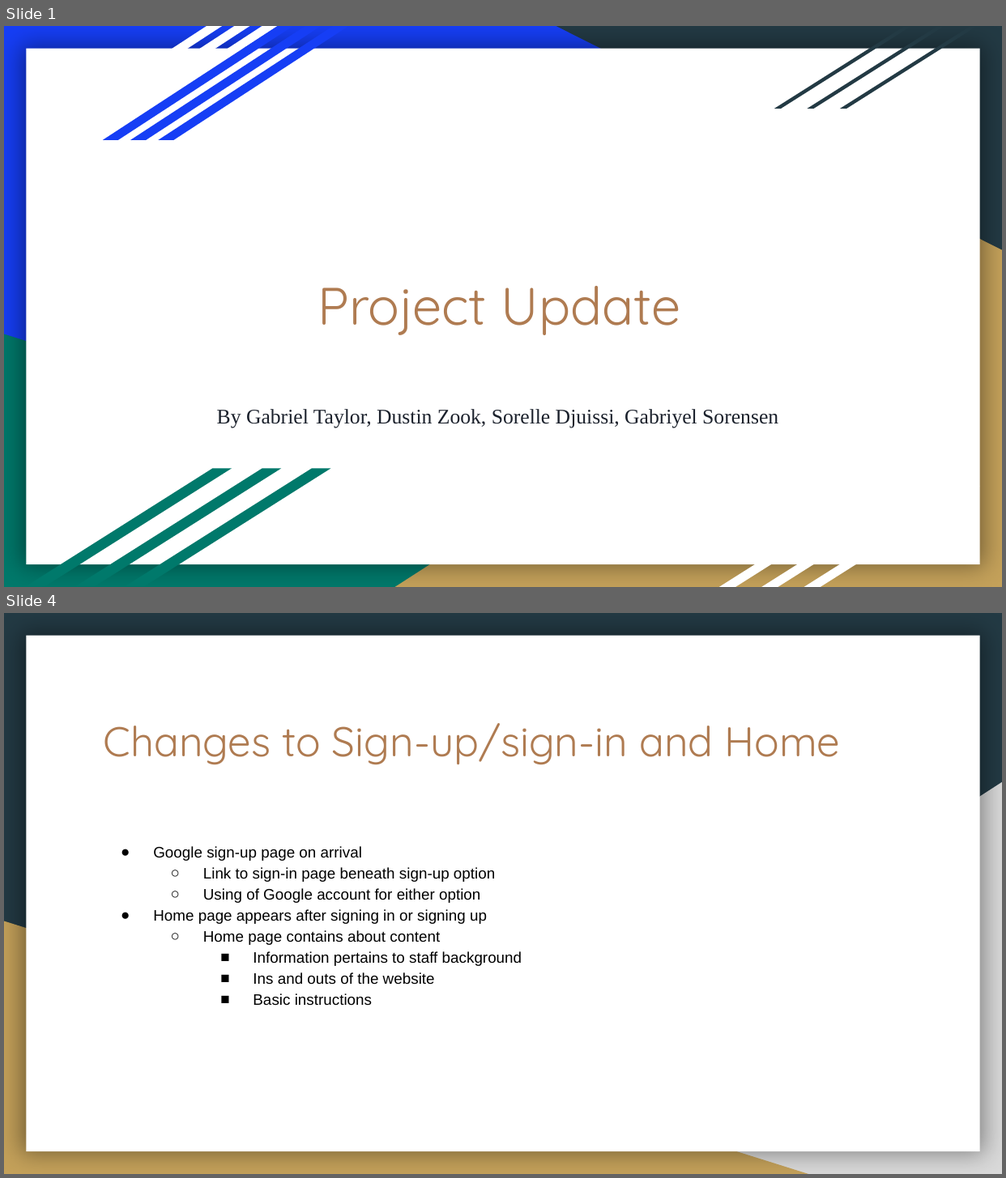
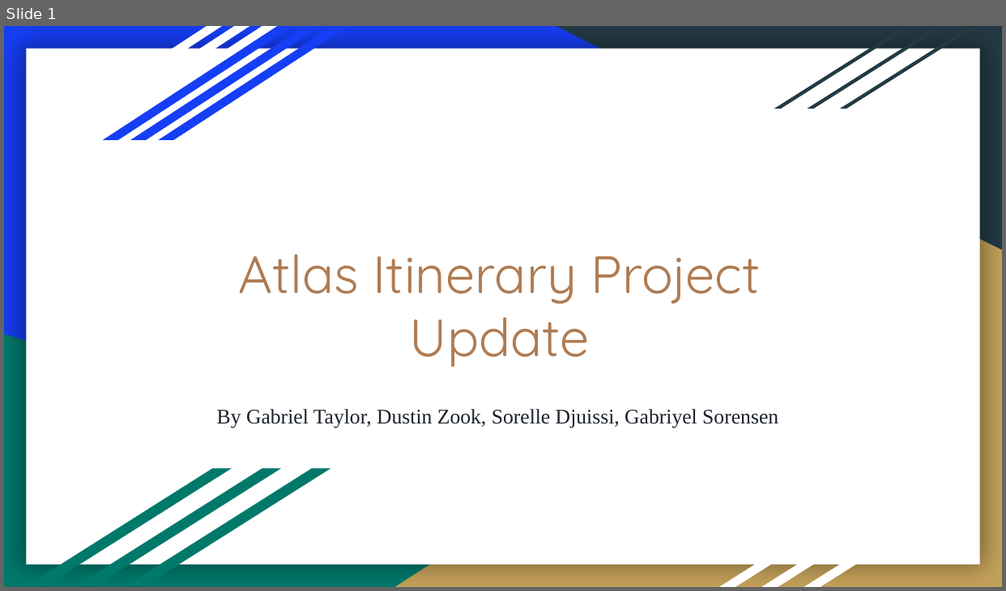
Before and after one commit to DustinWZook/Atlas-Itinerary, a slide deck: Documents/Progress Update/Project Update.pptx. Shown one above the other, each under a label of ours: slides 1 and 4 before the commit, slide 1 after it; the slides between them are not shown. The pictures are 1006x1178 and 1006x591 pixels, drawn with LibreOffice and Linux fonts; fonts in the diff are those of the drawing. Boxes give left, top, right and bottom in pixels: in the first picture for what was removed or moved away, otherwise in the second. Text is boxed around its words. In the diff, an @@ line names an element or a change of style, - is before the commit and + after.

```diff
--- a/Documents/Progress Update/Project Update.pptx
+++ b/Documents/Progress Update/Project Update.pptx
@@ slide 4 removed at (4,613,1002,1174), background #233A44; not listed: 1 template element that a slide beside it also shows @@
@@ title removed at (104,723,841,765) @@
-Changes to Sign-up/sign-in and Home
@@ right triangle removed at (395,782,1002,1174) @@
@@ text removed at (153,846,522,1006) @@
-● Google sign-up page on arrival
-  ○ Link to sign-in page beneath sign-up option
-  ○ Using of Google account for either option
-● Home page appears after signing in or signing up
-  ○ Home page contains about content
-    ■ Information pertains to staff background
-    ■ Ins and outs of the website
-    ■ Basic instructions
@@ right triangle removed at (4,922,808,1174) @@
@@ slide 1 changed as well @@
@@ title at (239,254,760,367): text changed @@
-Project Update
+Atlas Itinerary Project Update
```
Also in this commit, not shown: 1 other slide changed, 17 slides added, 7 other slides removed, 1 other file.
